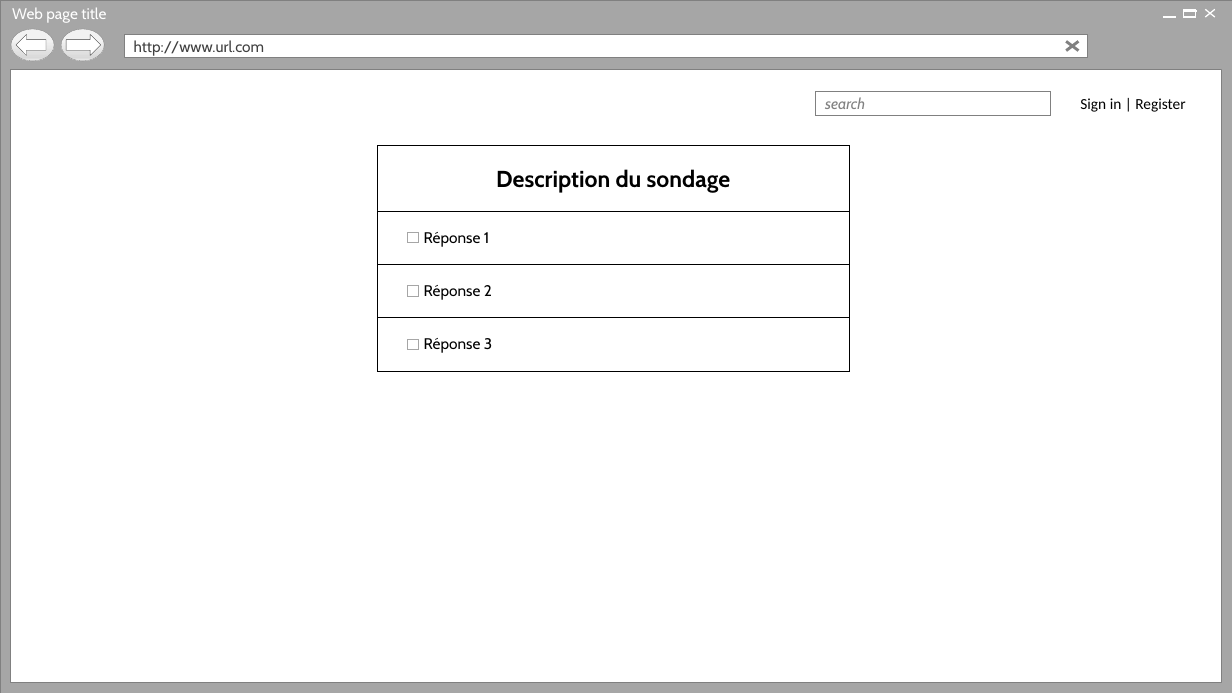
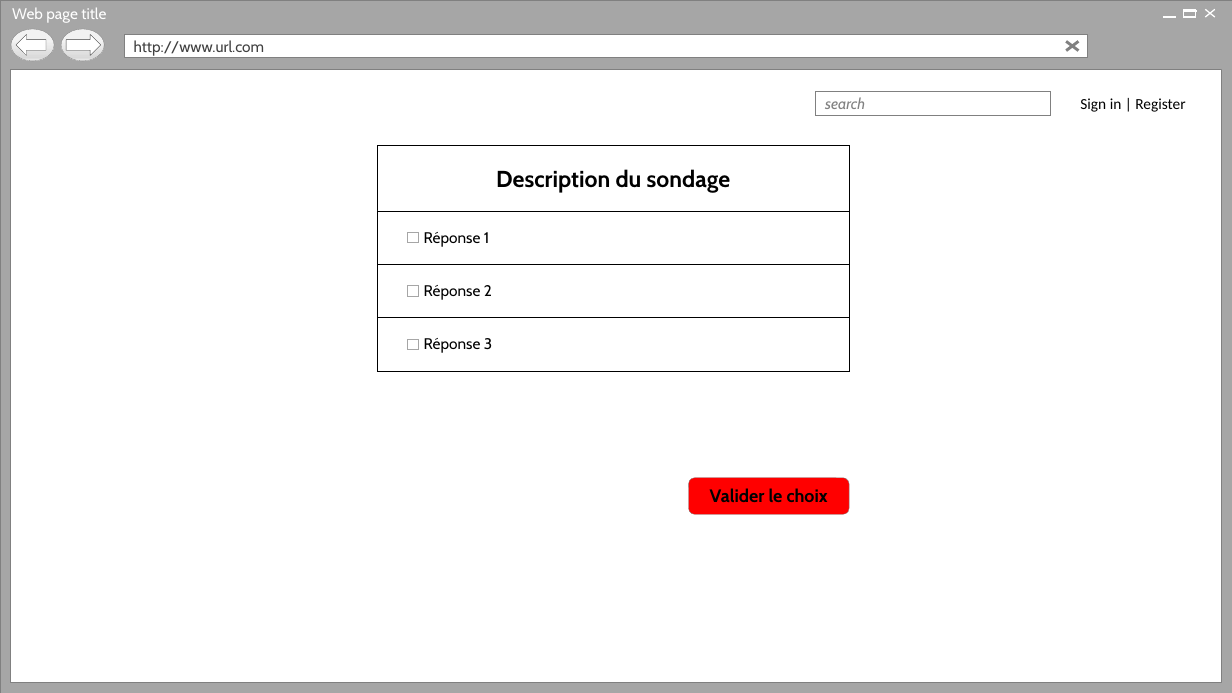
Before and after one commit to Holyz1988/PROJET1-ASP.NET, a slide deck: slide 8 of Page d’acceuil.pptx. Drawn at 1232x693 pixels with LibreOffice and Linux fonts; fonts in the diff are those of the drawing; background and template pictures are left out. Boxes give left, top, right and bottom in pixels: in the first picture for what was removed or moved away, otherwise in the second. Text is boxed around its words. In the diff, an @@ line names an element or a change of style, - is before the commit and + after.

```diff
--- a/Page d’acceuil.pptx
+++ b/Page d’acceuil.pptx
@@ rounded rectangle added at box(689, 478, 849, 515), fill #FF0000, outline #808080 0.25 pt, 14 pt, text #000000, bold @@
+Valider le choix
```
Also in this commit, not shown: 10 other slides changed, 3 slides added, 1 slide removed, 1 other file.
